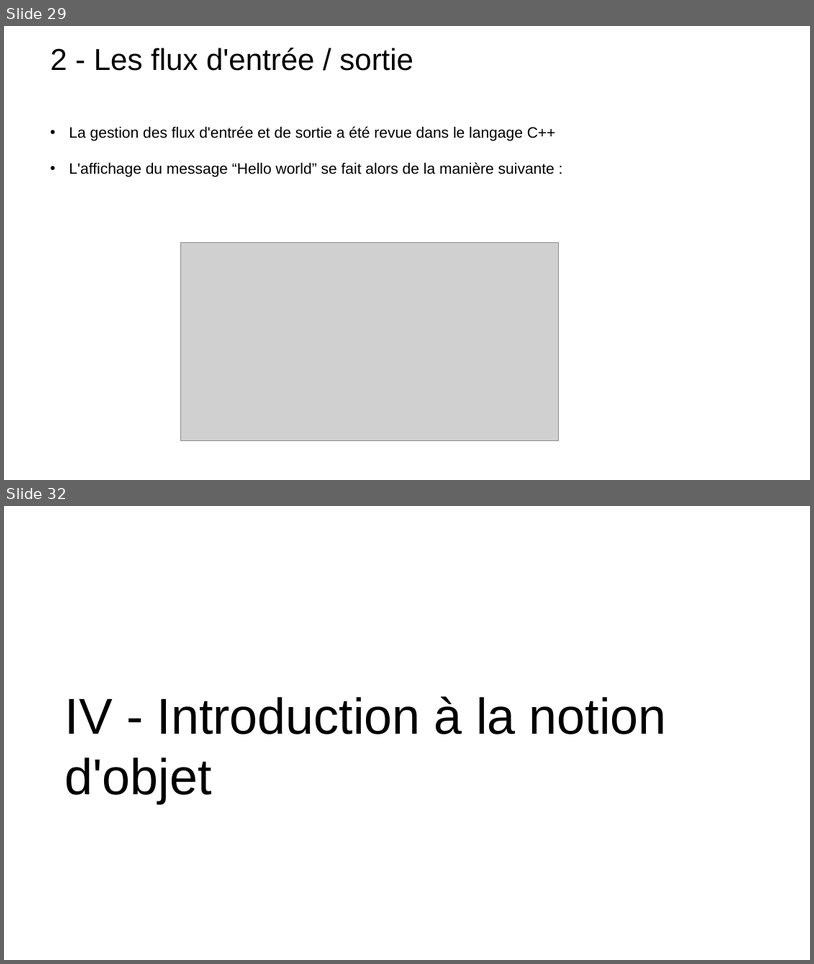
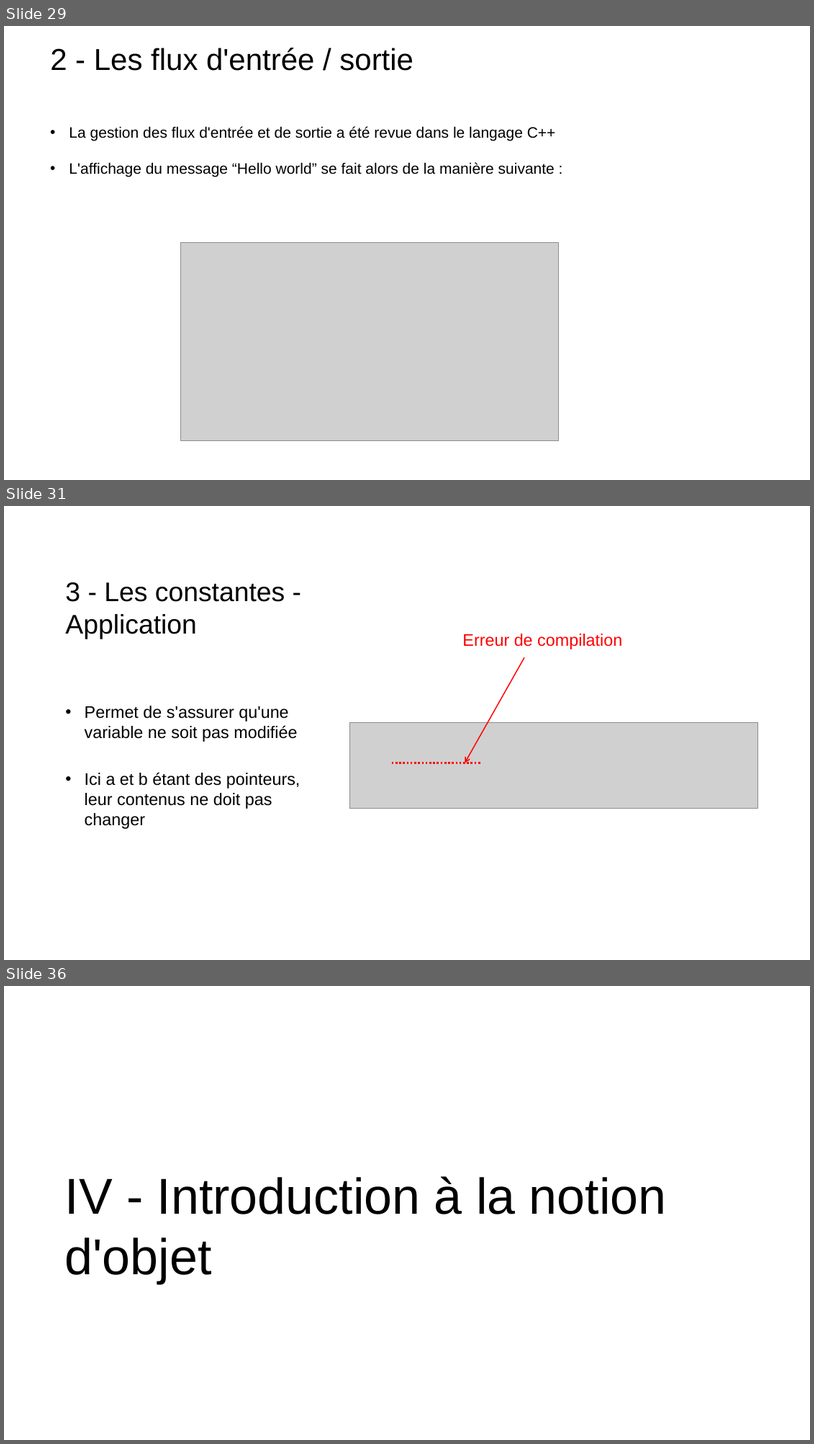
Before and after one commit to t-tortosa/cppCourses, a slide deck: POO.pptx. Shown one above the other, each under a label of ours: slides 29 and 32 before the commit, slides 29, 31 and 36 after it; the slides between them are not shown. The pictures are 814x964 and 814x1444 pixels, drawn with LibreOffice and Linux fonts; fonts in the diff are those of the drawing; grey boxes stand for pictures; background and template pictures are left out. Boxes give left, top, right and bottom in pixels: in the first picture for what was removed or moved away, otherwise in the second. Text is boxed around its words. In the diff, an @@ line names an element or a change of style, - is before the commit and + after.

```diff
--- a/POO.pptx
+++ b/POO.pptx
@@ slide 31 added at (4,506,810,960), background picture (left out) @@
@@ title added at (65,582,285,639), 32 pt, text #000000 @@
+3 - Les constantes - Application
@@ text added at (463,633,622,649), 20 pt, text #FF0000 @@
+Erreur de compilation
@@ arrow added from (525, 657) to (465, 762), #FF0000 1.25 pt @@
@@ text added at (85,705,301,829), 20 pt, text #000000 @@
+• Permet de s'assurer qu'une variable ne soit pas modifiée
+• Ici a et b étant des pointeurs, leur contenus ne doit pas changer
@@ picture added at (350,723,759,808) @@
@@ line added from (392, 762) to (481, 762), #FF0000 2.25 pt dashed @@
@@ what was slide 32 is now slide 36 @@
```
Also in this commit, not shown: 4 slides changed, 4 other slides added, 5 other files.
